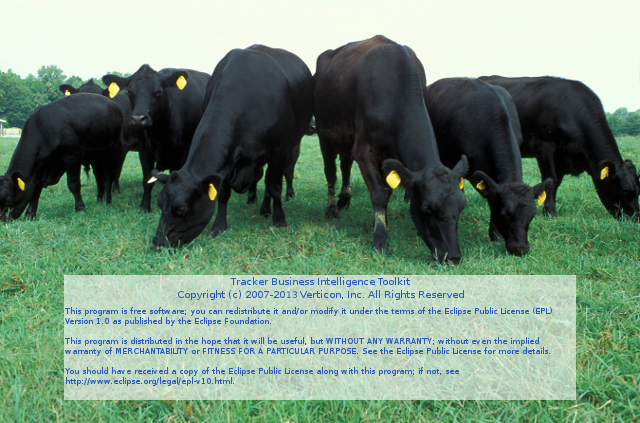
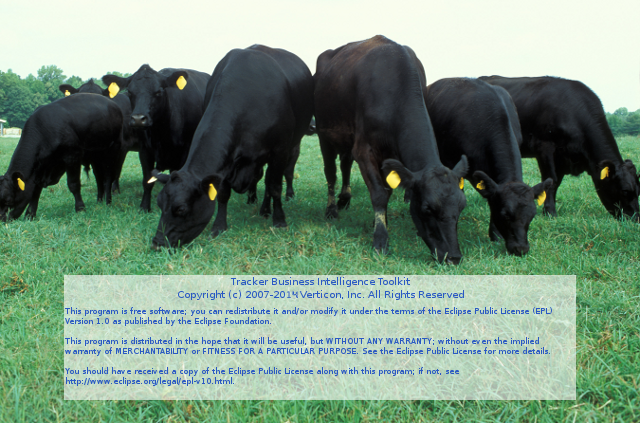
Layer changes from the first 640x423 image to the second:
painted on "Dates" over (292, 291, 302, 298)
